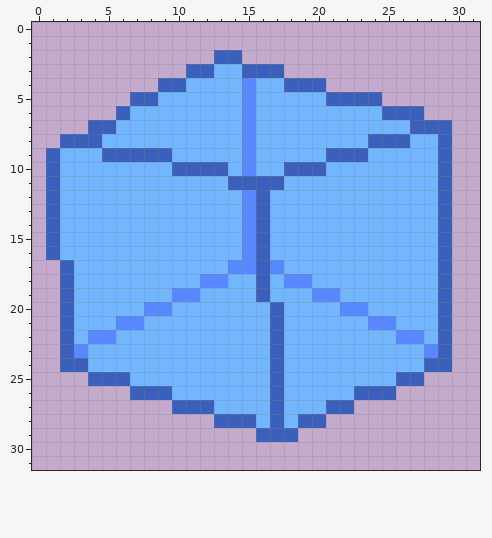
Two states of a pixel-art sprite, sprites/items/research-materia2.png. The picture above is the old version.
The file is 32x32 pixels.
The result:
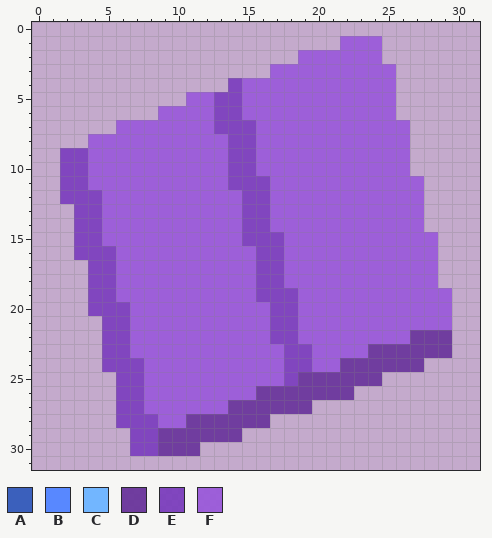
Palette (. is transparent): A #3b60bc  B #5888ff  C #72b6ff  D #67319ae5  E #793bbde5  F #9957dbe5
The exact change:
Changed rows in their new state; - is an unchanged pixel.
first column x 1:
 1 ---------------------FFF-----
 2 ------------..----FFFFFF-----
 3 ----------......FFFFFFFFF----
 4 --------.....EFFFFFFFFFFF----
 5 ------....FFEEFFFFFFFFFFF----
 6 -----...FFFFEEFFFFFFFFFFF..--
 7 ---..FFFFFFFEEEFFFFFFFFFFF...
 8 -..FFFFFFFFFFEEFFFFFFFFFFF...
 9 .EEFFFFFFFFFFEEFFFFFFFFFFF...
10 .EEFFFFFFFFFFEEFFFFFFFFFFF...
11 .EEFFFFFFFFFFEEEFFFFFFFFFFF..
12 .EEEFFFFFFFFFFEEFFFFFFFFFFF..
13 ..EEFFFFFFFFFFEEFFFFFFFFFFF..
14 ..EEFFFFFFFFFFEEFFFFFFFFFFF..
15 ..EEFFFFFFFFFFEEEFFFFFFFFFFF.
16 ..EEEFFFFFFFFFFEEFFFFFFFFFFF.
17 -..EEFFFFFFFFFFEEFFFFFFFFFFF.
18 -..EEFFFFFFFFFFEEFFFFFFFFFFF.
19 -..EEFFFFFFFFFFEEEFFFFFFFFFFF
20 -..EEEFFFFFFFFFFEEFFFFFFFFFFF
21 -...EEFFFFFFFFFFEEFFFFFFFFFFF
22 -...EEFFFFFFFFFFEEFFFFFFFFDDD
23 -...EEFFFFFFFFFFFEEFFFFDDDDDD
24 -...EEEFFFFFFFFFFEEFFDDDDDD..
25 ---..EEFFFFFFFFFFEDDDDDD...--
26 -----EEFFFFFFFFDDDDDDD...----
27 -----EEFFFFFFDDDDDD...-------
28 -----EEEFFDDDDDD....---------
29 ------EEDDDDDD-...-----------
30 ------EEDDD------------------
